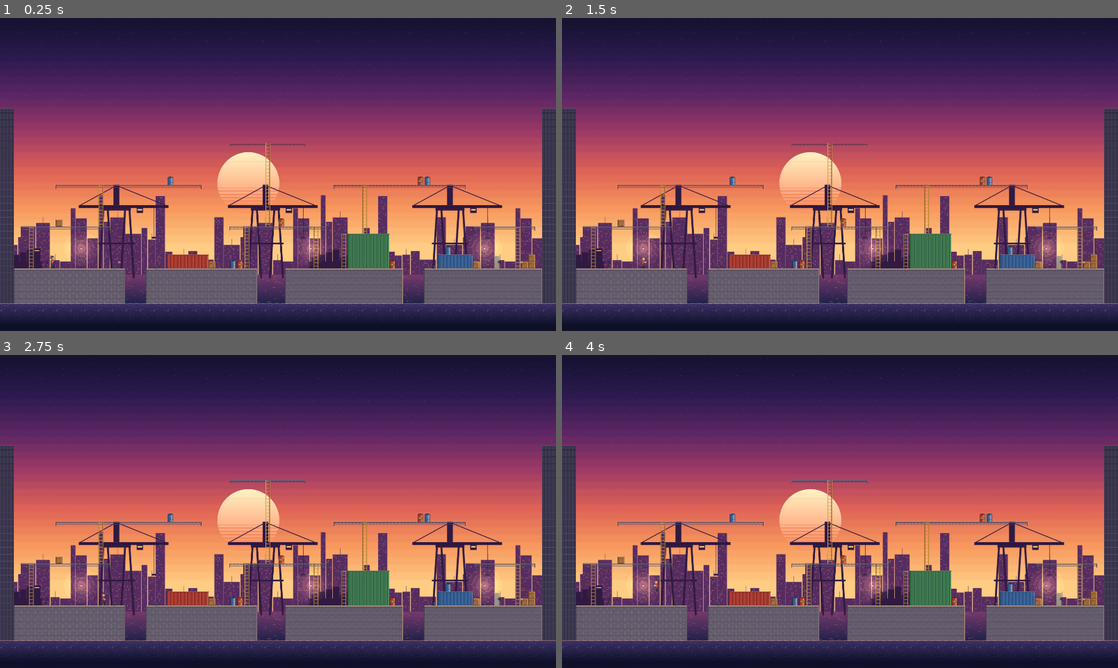
Above: before the commit, frames 1-4 (two rows, left to right).
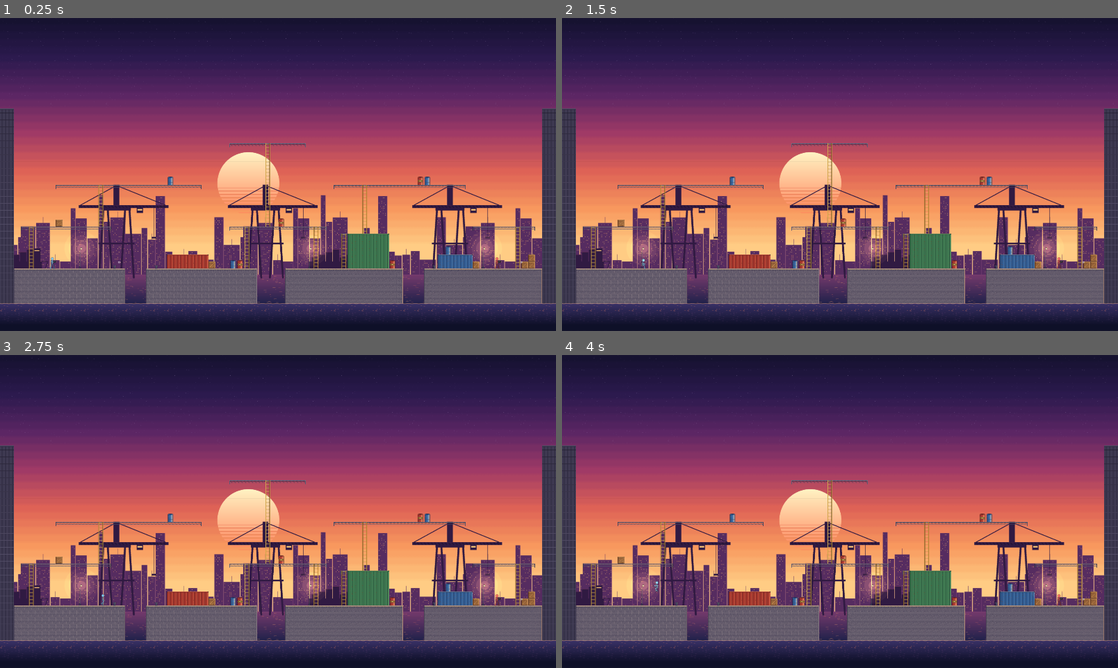
Above: after the commit, the same moments.

Repository: oplosy/fable
Game: Godot game, scene res://scenes/main.tscn
Two runs of this game, one before a commit and one after it. Both use one fixed random seed, a clock stepped at 60 frames per second and the inputs below.
Inputs (mouse positions are in pixels of both pictures, inside the frame that each line leads up to):
- Up to frame 1 (0.25 s): no input
- Up to frame 2 (1.5 s): tap Enter at 0.5 s; move the mouse to (962, 158) at 0.52 s; hold D (p1_right) 0.53-1.28 s; tap J (p1_attack) at 0.6 s; click (962, 158) at 0.67 s; tap Space (p1_jump) at 0.77 s; move the mouse to (728, 190) at 1.27 s; hold S (p1_down) from 1.28 s (still down); tap 1 (p1_slot_1) at 1.35 s
- Up to frame 3 (2.75 s): tap Space (p1_jump) at 1.52, 2 s; move the mouse to (333, 442) at 2.02 s; release S (p1_down) at 2.03 s; hold D (p1_right) from 2.03 s (still down); tap 2 (p1_slot_2) at 2.1 s
- Up to frame 4 (4 s): tap Enter at 2.75 s; move the mouse to (812, 574) at 2.77 s; release D (p1_right) at 2.78 s; hold W (p1_up) 2.78-3.53 s; tap 3 (p1_slot_3) at 2.85 s; click (812, 574) at 2.92 s; tap Space (p1_jump) at 3.02, 3.5, 3.77 s; move the mouse to (1006, 558) at 3.52 s; hold A (p1_left) from 3.53 s (still down); tap 4 (p1_slot_4) at 3.6 s

The runs differ from the first frame. In frame 1, less than 0.1% of the frame differs, in the area x 8-90%, y 75-81%; in frame 2, less than 0.1%; in frame 3, less than 0.1%; in frame 4, less than 0.1%.

Commit message:
Make both players stick figures and test their frames

Diff:
--- /dev/null
+++ b/data/characters/stickman.tres
@@ -0,0 +1,11 @@
+[gd_resource type="Resource" script_class="CharacterData" load_steps=3 format=3]
+
+[ext_resource type="Script" path="res://scenes/fighter/character_data.gd" id="1_data"]
+[ext_resource type="Resource" path="res://data/classes/fast.tres" id="2_class"]
+
+[resource]
+script = ExtResource("1_data")
+display_name = "Stickman"
+placeholder_color = Color(0.55, 0.85, 1, 1)
+fighter_class = ExtResource("2_class")
+frames_dir = "res://assets/characters/stickman"
--- /dev/null
+++ b/data/characters/stickman_heavy.tres
@@ -0,0 +1,11 @@
+[gd_resource type="Resource" script_class="CharacterData" load_steps=3 format=3]
+
+[ext_resource type="Script" path="res://scenes/fighter/character_data.gd" id="1_data"]
+[ext_resource type="Resource" path="res://data/classes/heavy.tres" id="2_class"]
+
+[resource]
+script = ExtResource("1_data")
+display_name = "Heavy Stickman"
+placeholder_color = Color(1, 0.45, 0.4, 1)
+fighter_class = ExtResource("2_class")
+frames_dir = "res://assets/characters/stickman"
--- a/scenes/main.tscn
+++ b/scenes/main.tscn
@@ -3,9 +3,9 @@
 [ext_resource type="Script" path="res://scenes/main.gd" id="1_main"]
 [ext_resource type="PackedScene" path="res://scenes/arenas/docks.tscn" id="2_arena"]
 [ext_resource type="PackedScene" path="res://scenes/fighter/fighter.tscn" id="3_fighter"]
-[ext_resource type="Resource" path="res://data/characters/street_brawler.tres" id="4_character"]
+[ext_resource type="Resource" path="res://data/characters/stickman.tres" id="4_character"]
 [ext_resource type="Resource" path="res://data/weapons/pistol.tres" id="5_pistol"]
-[ext_resource type="Resource" path="res://data/characters/dummy.tres" id="6_dummy"]
+[ext_resource type="Resource" path="res://data/characters/stickman_heavy.tres" id="6_dummy"]
 [ext_resource type="Script" path="res://scenes/fighter/character_data.gd" id="7_data"]
 [ext_resource type="Resource" path="res://data/throwables/grenade.tres" id="8_grenade"]
 
--- /dev/null
+++ b/tests/test_frame_animator.gd
@@ -0,0 +1,85 @@
+# Run: tests/run_all.sh test_frame_animator
+extends "res://tests/test_case.gd"
+
+## The stick figure plays its frame-by-frame clips from the fighter's state: standing,
+## walking, aiming by angle, diving into a landing roll, rolling, and its held items
+## follow the drawn fist.
+
+const FIGHTER_SCENE := preload("res://scenes/fighter/fighter.tscn")
+const STICKMAN := preload("res://data/characters/stickman.tres")
+const PISTOL := preload("res://data/weapons/pistol.tres")
+const KNIFE := preload("res://data/weapons/knife.tres")
+
+var arena: Node2D
+
+
+func run() -> void:
+	arena = load("res://scenes/arenas/test_arena.tscn").instantiate()
+	arena.get_node("ItemSpawns/W1").interval = 9999.0
+	root.add_child(arena)
+	var fighter: Fighter = FIGHTER_SCENE.instantiate()
+	fighter.character = STICKMAN
+	arena.add_child(fighter)
+	fighter.global_position = Vector2(200, 328)
+	await physics_frames(10)
+	var frames := fighter.get_node_or_null("Visuals/Frames") as FrameAnimator
+	check(frames != null and not fighter.get_node("Visuals/Placeholder").visible, "the stick figure is drawn instead of the placeholder")
+	if frames == null:
+		return
+	for clip in ["idle", "walk", "run", "dive", "dive_roll", "roll", "climb", "stand_aim_0", "crouch_aim_8", "fast_jab_1", "knockdown_back"]:
+		check(frames.sprite_frames.has_animation(clip), "has the %s frames" % clip)
+	check(frames.animation == &"idle", "standing still plays idle")
+
+	fighter.controller.move = 1.0
+	await physics_frames(10)
+	check(frames.animation == &"walk" and frames.speed_scale > 0.0, "walking plays walk at the walking speed")
+	fighter.controller.run = true
+	await physics_frames(10)
+	fighter.controller.jump = true
+	await physics_frames(1)
+	fighter.controller.jump = false
+	await physics_frames(2)
+	check(frames.animation == &"dive", "a running jump plays the dive")
+	for i in 60:
+		if fighter.is_on_floor():
+			break
+		await physics_frames(1)
+	await physics_frames(2)
+	check(frames.animation == &"dive_roll", "landing from a dive rolls")
+	fighter.controller.move = 0.0
+	fighter.controller.run = false
+	await physics_frames(40)
+	check(frames.animation == &"idle", "the landing roll ends standing")
+
+	fighter.controller.move = 1.0
+	fighter.controller.run = true
+	await physics_frames(10)
+	fighter.controller.down = true
+	await physics_frames(1)
+	fighter.controller.down = false
+	await physics_frames(2)
+	check(frames.animation == &"roll", "rolling plays the roll")
+	fighter.controller.move = 0.0
+	fighter.controller.run = false
+	await physics_frames(40)
+
+	fighter.inventory.equip_firearm(PISTOL)
+	fighter.aim_angle = -PI / 2.0
+	await physics_frames(3)
+	check(frames.animation == &"stand_aim_0", "aiming straight up holds the first aim pose")
+	fighter.aim_angle = 0.0
+	await physics_frames(2)
+	check(frames.animation == &"stand_aim_4", "aiming level holds the middle aim pose")
+	fighter.inventory.drop_firearm()
+	await physics_frames(2)
+
+	fighter.inventory.equip_melee_item(KNIFE)
+	await physics_frames(2)
+	var knife := fighter.inventory._melee_sprite
+	check(knife.get_parent() == frames.hand_anchor, "a held melee item is drawn on the stick figure's fist")
+	var before := frames.hand_anchor.position
+	fighter.controller.attack = true
+	await physics_frames(1)
+	fighter.controller.attack = false
+	await physics_frames(4)
+	check(frames.hand_anchor.position.distance_to(before) > 1.0, "the fist (and the item) moves with the attack frames")
